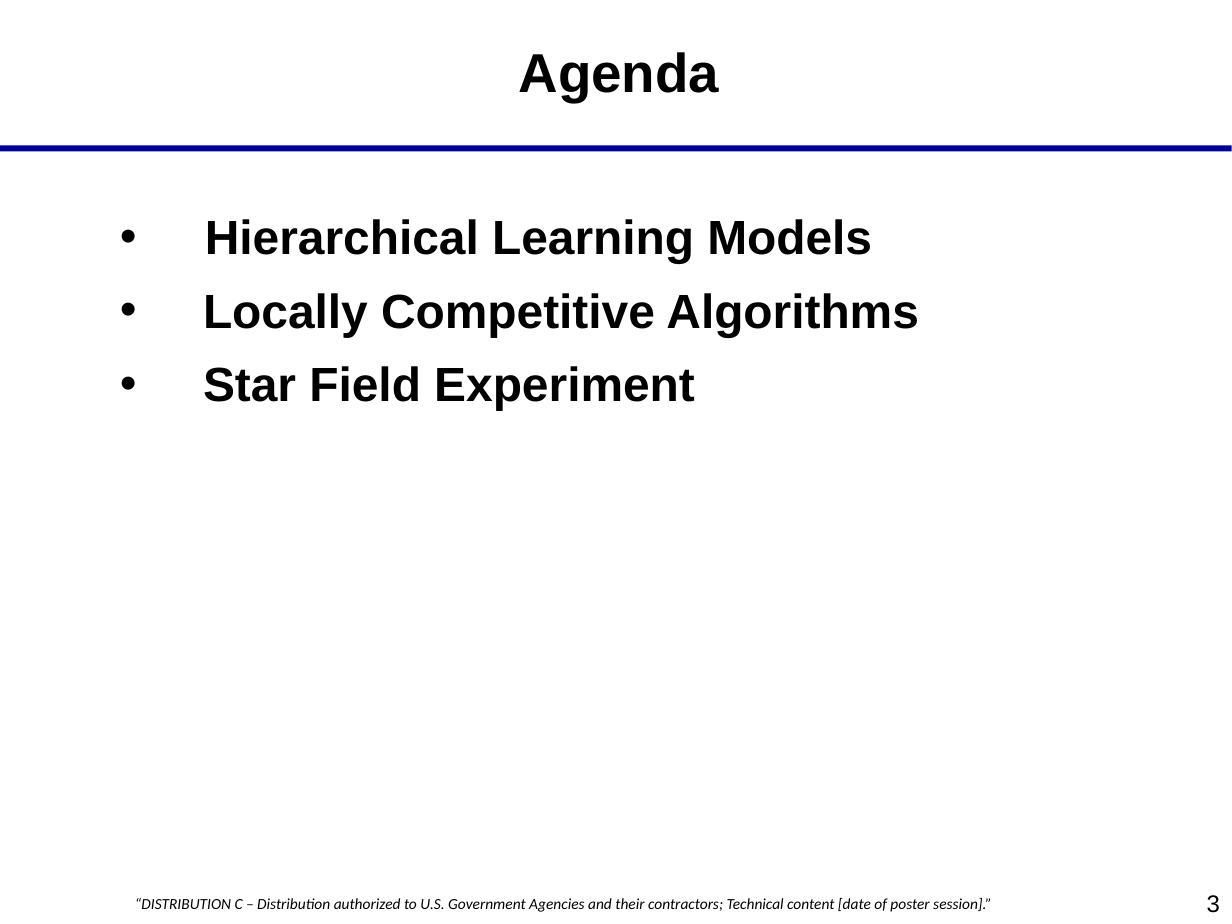
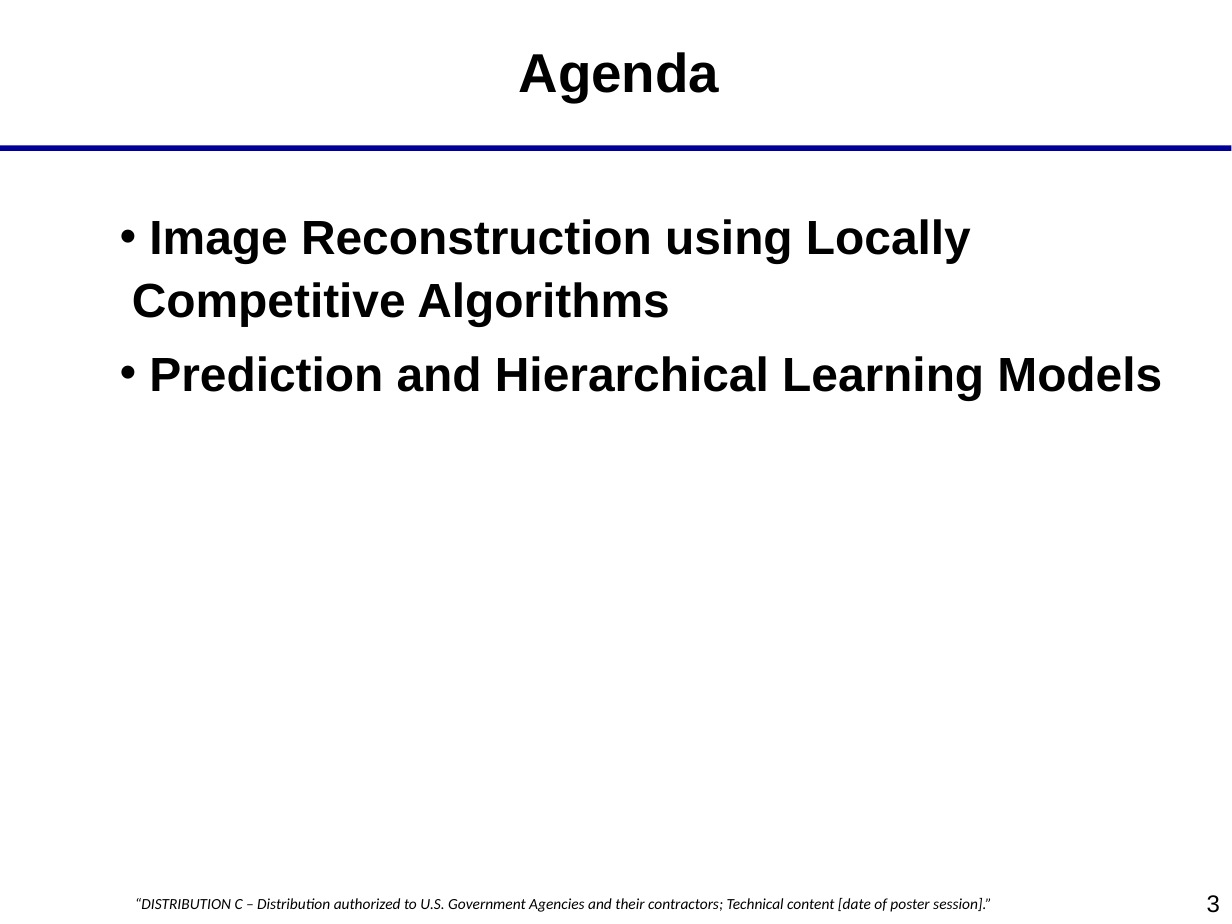
Before and after one commit to savannaos/Star-Field-Transformations, a slide deck: slide 3 of documents/starfields.ppt. Drawn at 1232x924 pixels with LibreOffice and Linux fonts; fonts in the diff are those of the drawing; background and template pictures are left out. Boxes give left, top, right and bottom in pixels: in the first picture for what was removed or moved away, otherwise in the second. Text is boxed around its words. In the diff, an @@ line names an element or a change of style, - is before the commit and + after.

```diff
--- a/documents/starfields.ppt
+++ b/documents/starfields.ppt
@@ text at (132,219,1162,400): text changed @@
-• Hierarchical Learning Models
-• Locally Competitive Algorithms
-• Star Field Experiment
+• Image Reconstruction using Locally Competitive Algorithms
+• Prediction and Hierarchical Learning Models
```
Also in this commit, not shown: 4 other slides changed, 2 slides added, 1 slide removed.
